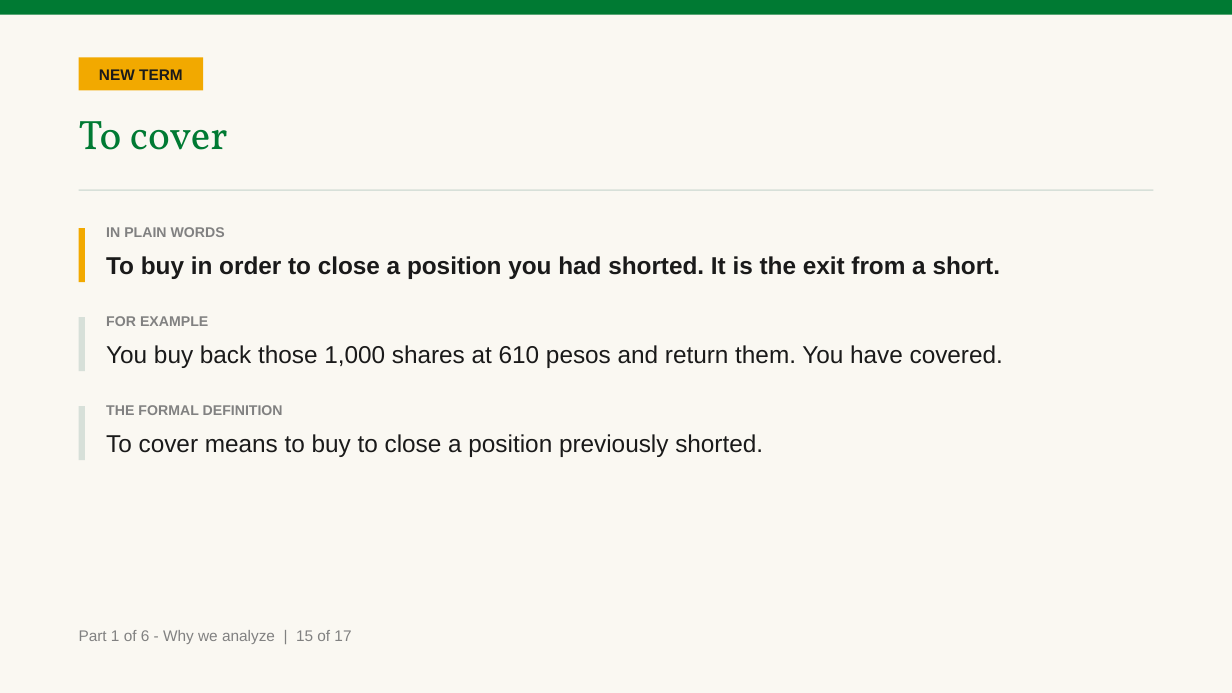
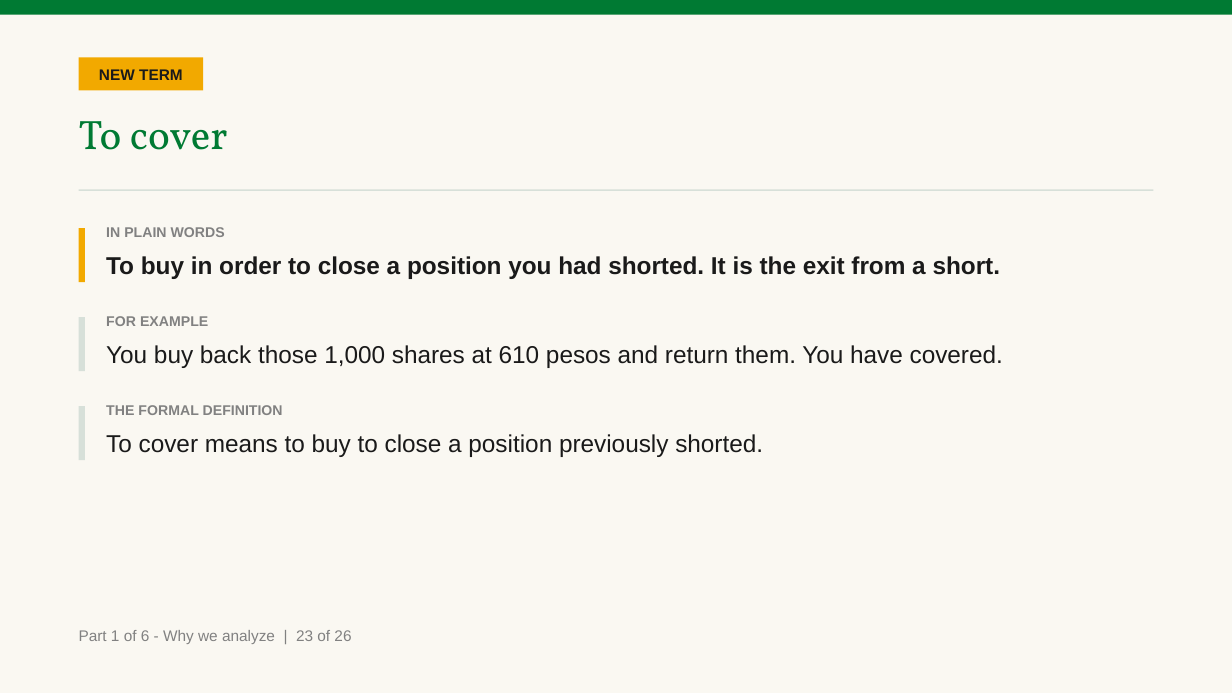
Before and after one commit to benjiesotelo-sudo/Telos_FIN1209, a slide deck: slide 32 of chapter-01/FIN1209-Chapter-01.pptx (slide 24 before the commit). Drawn at 1232x693 pixels with LibreOffice and Linux fonts; fonts in the diff are those of the drawing. Boxes give left, top, right and bottom in pixels: in the first picture for what was removed or moved away, otherwise in the second. Text is boxed around its words. In the diff, an @@ line names an element or a change of style, - is before the commit and + after.

```diff
--- a/chapter-01/FIN1209-Chapter-01.pptx
+++ b/chapter-01/FIN1209-Chapter-01.pptx
@@ text at box(79, 630, 351, 644): text changed @@
-Part 1 of 6 - Why we analyze | 15 of 17
+Part 1 of 6 - Why we analyze | 23 of 26
```
Also in this commit, not shown: 16 other slides changed, 9 slides added, 7 other files.
